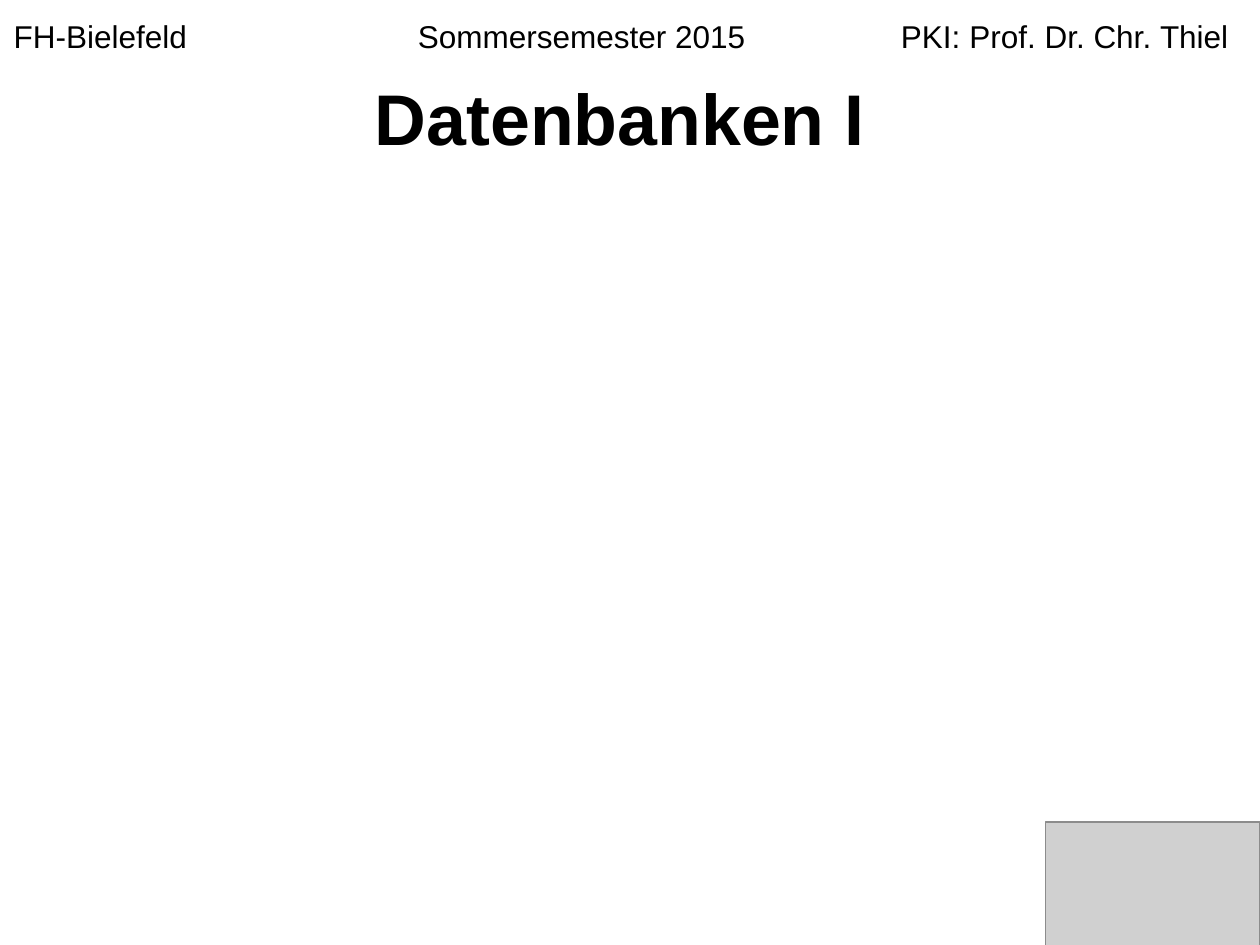
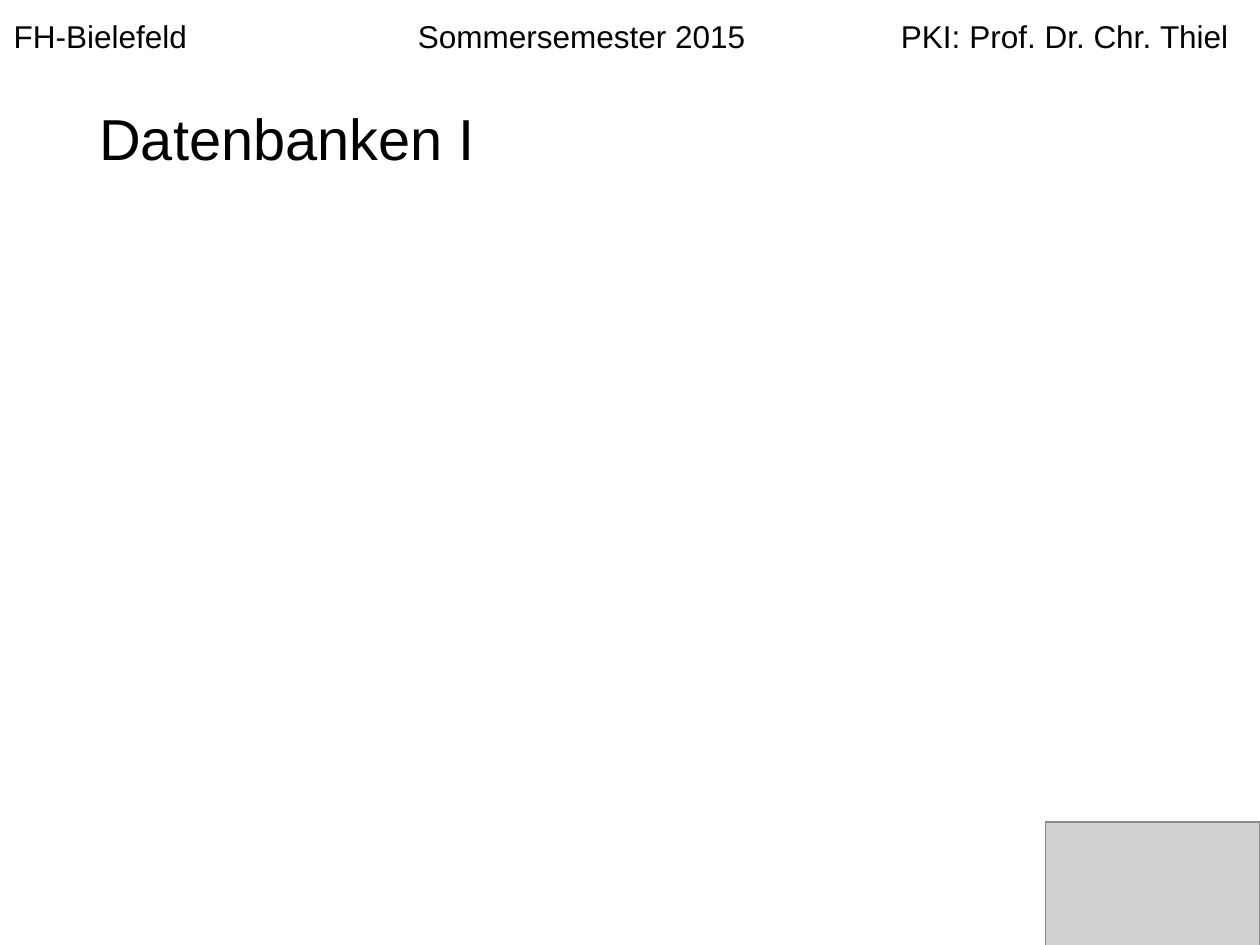
Before and after one commit to langec/pki, a slide deck: slide 12 of Erstellung_einer_PKI.pptx (slide 7 before the commit). Drawn at 1260x945 pixels with LibreOffice and Linux fonts; fonts in the diff are those of the drawing; grey boxes stand for pictures. Boxes give left, top, right and bottom in pixels: in the first picture for what was removed or moved away, otherwise in the second. Text is boxed around its words. In the diff, an @@ line names an element or a change of style, - is before the commit and + after.

```diff
--- a/Erstellung_einer_PKI.pptx
+++ b/Erstellung_einer_PKI.pptx
@@ title "Datenbanken I" moved from (x1=375, y1=93, x2=865, y2=146) to (x1=99, y1=118, x2=475, y2=161) @@
@@ title "Datenbanken I" at (x1=99, y1=118, x2=475, y2=161): size 41 to 33 pt, bold off; alignment centre to left; line spacing 1 to 0.9 @@
```
Also in this commit, not shown: 9 other slides changed, 3 slides added.
